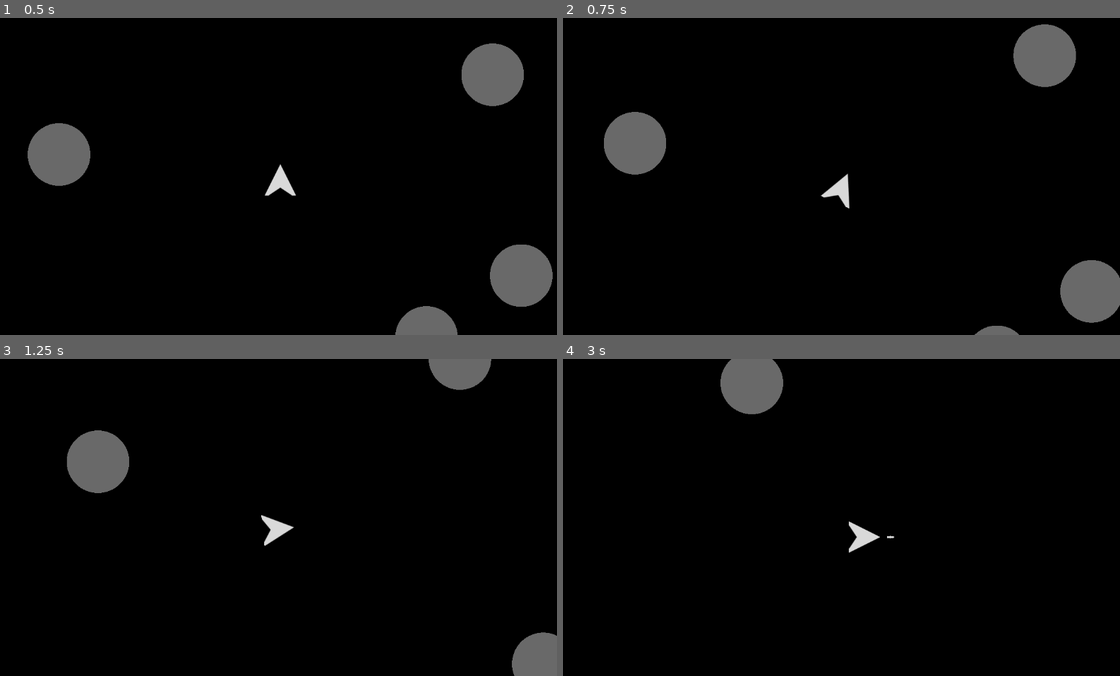
Above: before the commit, frames 1-4 (two rows, left to right).
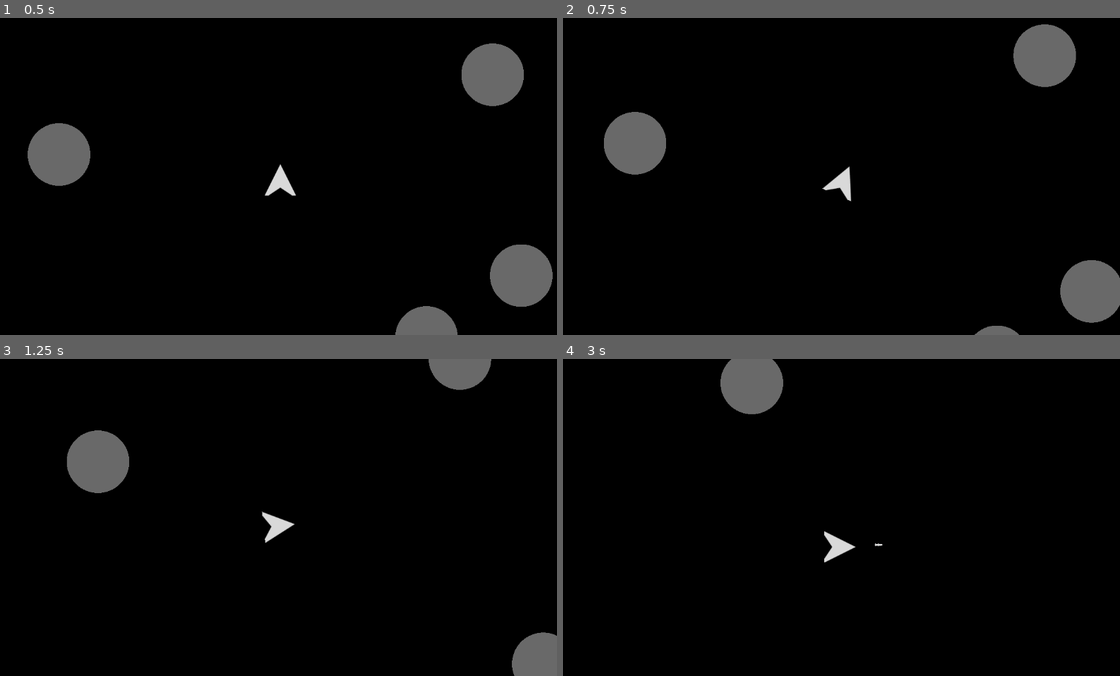
Above: after the commit, the same moments.

Repository: DevlinRocha/asteroids
Game: Godot game, scene res://scenes/main.tscn
The game is run twice, just before and just after one commit, with the same random seed, the same clock (stepped at 60 frames per second) and the same inputs.
Inputs:
- Up to frame 1 (0.5 s): no input
- Up to frame 2 (0.75 s): hold D (right) from 0.53 s (still down); tap S (decelerate) at 0.6 s
- Up to frame 3 (1.25 s): keep holding D (right)
- Up to frame 4 (3 s): release D (right) at 1.28 s; hold A (left) 1.28-2.03 s; tap Space (shoot) at 1.35, 2.85 s; hold D (right) 2.03-2.78 s; tap S (decelerate) at 2.1 s; hold W (accelerate) from 2.78 s (still down)

Frame 1 is identical in both runs. In frame 2, 0.3% of the frame differs, in the area x 46-52%, y 46-61%; in frame 3, 0.2%; in frame 4, 0.5%, in the area x 46-60%, y 51-65%.

Commit message:
refactor position to velocity

Diff:
--- a/scripts/player.gd
+++ b/scripts/player.gd
@@ -23,12 +23,11 @@
 
 	var acceleration := Input.get_axis("accelerate", "decelerate")
 	if acceleration:
-		position += transform.y * acceleration * SPEED * delta
+		velocity += transform.y * acceleration * SPEED * delta
 
 	var shooting := Input.is_action_pressed("shoot")
 	if shooting:
 		rocket_launcher.fire()
-
 
 	move_and_slide()
 
